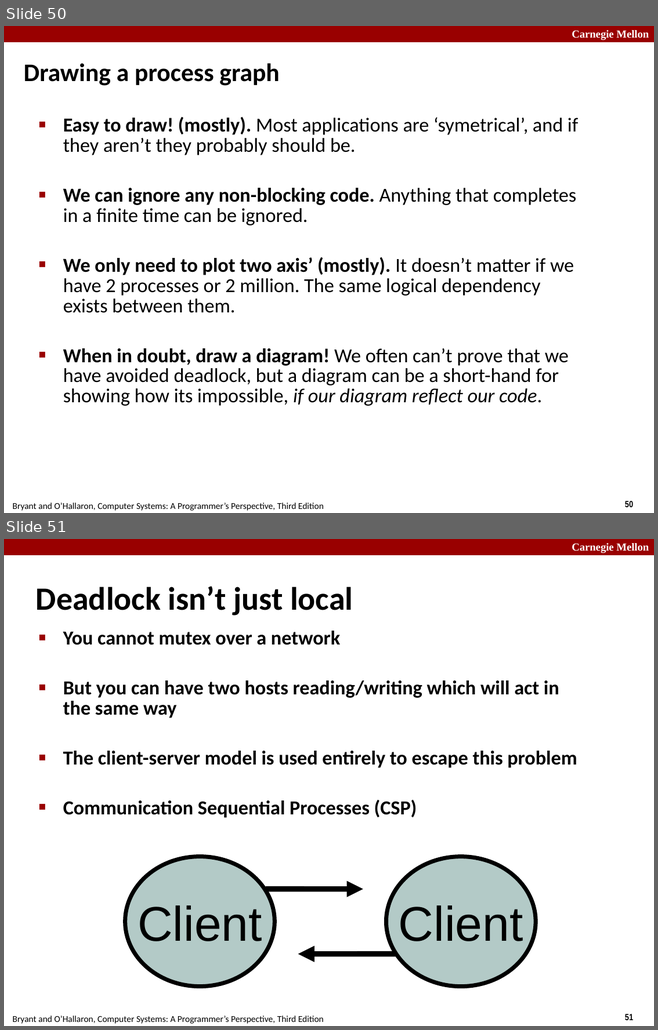
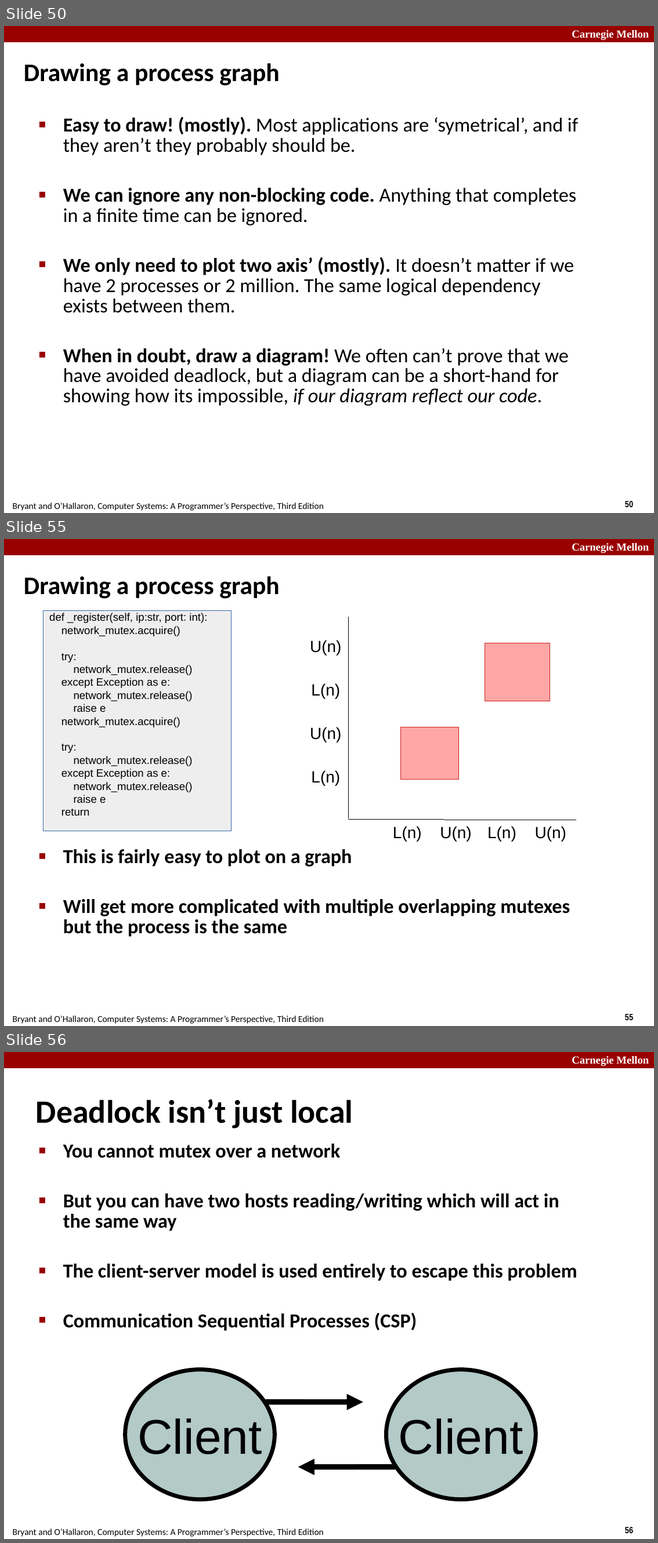
Before and after one commit to diku-compSys/compSys-e2023-pub, a slide deck: lectures/23-11-20_server_performance/performance.odp. Shown one above the other, each under a label of ours: slides 50 and 51 before the commit, slides 50, 55 and 56 after it; the slides between them are not shown. The pictures are 658x1030 and 658x1543 pixels, drawn with LibreOffice and Linux fonts; fonts in the diff are those of the drawing. Boxes give left, top, right and bottom in pixels: in the first picture for what was removed or moved away, otherwise in the second. Text is boxed around its words. In the diff, an @@ line names an element or a change of style, - is before the commit and + after.

Commit message:
corrected mistake on progress graph slide

```diff
--- a/lectures/23-11-20_server_performance/performance.odp
+++ b/lectures/23-11-20_server_performance/performance.odp
@@ slide 55 added at <box>4,539,654,1026</box>, background #FFFFFF; not listed: 4 template elements that a slide beside it also shows @@
@@ title added at <box>24,576,279,599</box>, 28 pt, text #000000, bold @@
+Drawing a process graph
@@ rectangle added at <box>43,610,231,831</box>, fill #EEEEEE, outline #3465A4 0 pt, 12 pt, text #000000 @@
+def _register(self, ip:str, port: int):
+network_mutex.acquire()
+try:
+network_mutex.release()
+except Exception as e:
+network_mutex.release()
+raise e
+network_mutex.acquire()
+try:
+network_mutex.release()
+except Exception as e:
+network_mutex.release()
+raise e
+return
@@ line added from (349, 617) to (349, 819), #000000 0 pt @@
@@ text added at <box>310,640,341,655</box>, 18 pt, text #000000 @@
+U(n)
@@ rectangle added at <box>485,643,550,701</box>, fill #FFA6A6, outline #C9211E 0 pt @@
@@ text added at <box>311,683,340,699</box>, 18 pt, text #000000 @@
+L(n)
@@ text added at <box>310,727,341,742</box>, 18 pt, text #000000 @@
+U(n)
@@ rectangle added at <box>400,727,459,779</box>, fill #FFA6A6, outline #C9211E 0 pt @@
@@ text added at <box>311,770,340,785</box>, 18 pt, text #000000 @@
+L(n)
@@ line added from (349, 820) to (576, 820), #000000 0 pt @@
@@ text added at <box>393,826,422,841</box>, 18 pt, text #000000 @@
+L(n)
@@ text added at <box>440,826,471,841</box>, 18 pt, text #000000 @@
+U(n)
@@ text added at <box>487,826,516,841</box>, 18 pt, text #000000 @@
+L(n)
@@ text added at <box>535,826,566,841</box>, 18 pt, text #000000 @@
+U(n)
@@ text added at <box>63,849,570,937</box>, 22 pt, text #000000, bold @@
+■ This is fairly easy to plot on a graph
+■ Will get more complicated with multiple overlapping mutexes but the process is the same
@@ what was slide 51 is now slide 56 @@
@@ page number at <box>625,1527,633,1533</box>: text changed @@
-51
+56
```
Also in this commit, not shown: 3 slides changed, 5 other slides added, 1 slide removed, 1 other file.
